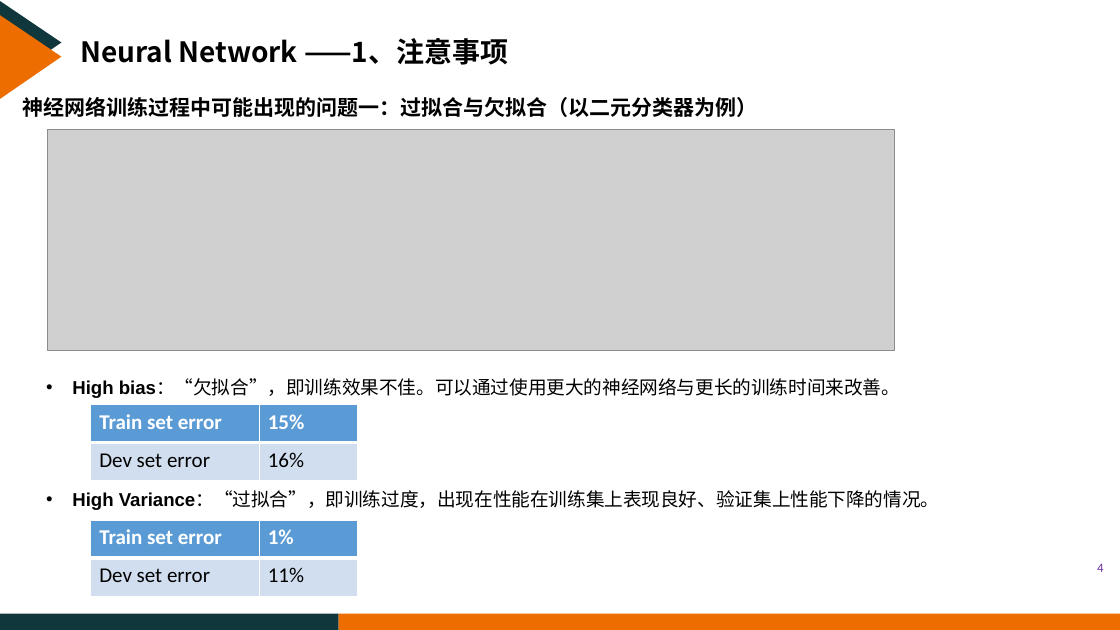
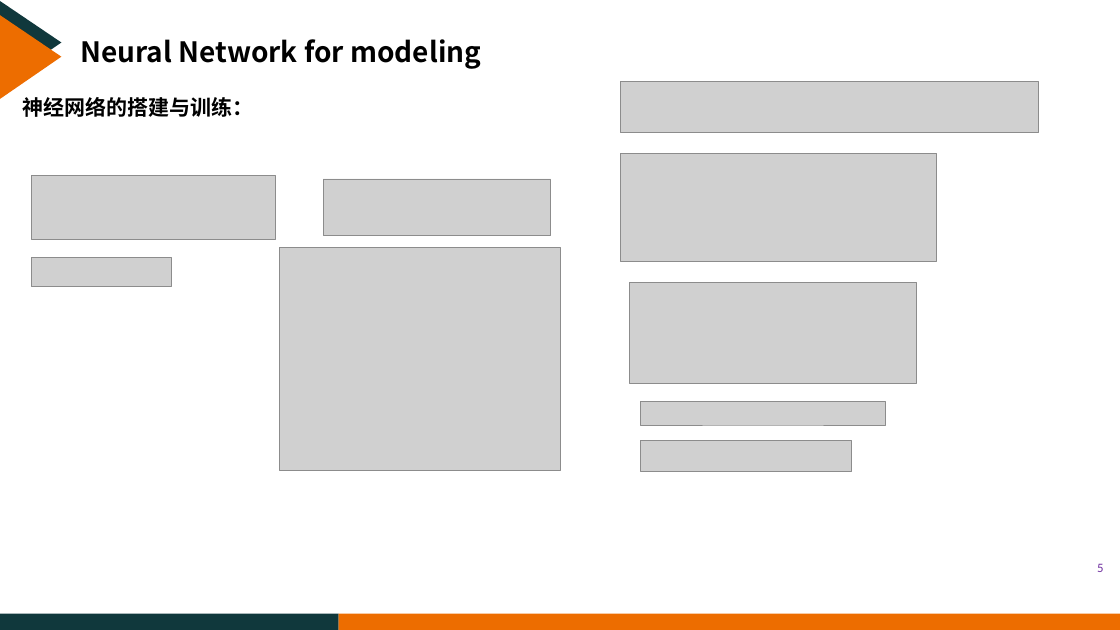
Before and after one commit to CreatorYu/Yu, a slide deck: slide 5 of YXQ.pptx (slide 4 before the commit). Drawn at 1120x630 pixels with LibreOffice and Linux fonts; fonts in the diff are those of the drawing; grey boxes stand for pictures; background and template pictures are left out. Boxes give left, top, right and bottom in pixels: in the first picture for what was removed or moved away, otherwise in the second. Text is boxed around its words. In the diff, an @@ line names an element or a change of style, - is before the commit and + after.

```diff
--- a/YXQ.pptx
+++ b/YXQ.pptx
@@ text at bbox=[80, 39, 481, 69]: text changed @@
-Neural Network ——1、注意事项
+Neural Network for modeling
@@ picture added at bbox=[620, 82, 1038, 132] @@
@@ text at bbox=[23, 97, 254, 117]: text changed @@
-神经网络训练过程中可能出现的问题一：过拟合与欠拟合（以二元分类器为例）
+神经网络的搭建与训练：
@@ picture removed at bbox=[48, 129, 894, 351] @@
@@ picture added at bbox=[31, 176, 276, 239] @@
@@ picture added at bbox=[323, 179, 551, 236] @@
@@ picture added at bbox=[620, 154, 937, 262] @@
@@ picture added at bbox=[31, 258, 171, 287] @@
@@ picture added at bbox=[280, 247, 560, 471] @@
@@ picture added at bbox=[629, 282, 917, 383] @@
@@ text removed at bbox=[72, 380, 940, 510] @@
-• High bias：“欠拟合”，即训练效果不佳。可以通过使用更大的神经网络与更长的训练时间来改善。
-• High Variance：“过拟合”，即训练过度，出现在性能在训练集上表现良好、验证集上性能下降的情况。
@@ table removed at bbox=[91, 405, 358, 481], 2 rows, 2 columns @@
-Train set error | 15%
-Dev set error | 16%
@@ picture added at bbox=[641, 402, 886, 425] @@
@@ picture added at bbox=[641, 441, 852, 471] @@
@@ table removed at bbox=[91, 520, 358, 597], 2 rows, 2 columns @@
-Train set error | 1%
-Dev set error | 11%
@@ page number at bbox=[1097, 563, 1103, 572]: text changed @@
-4
+5
```
Also in this commit, not shown: 2 other slides changed, 13 slides added, 20 slides removed, 1 other file.
